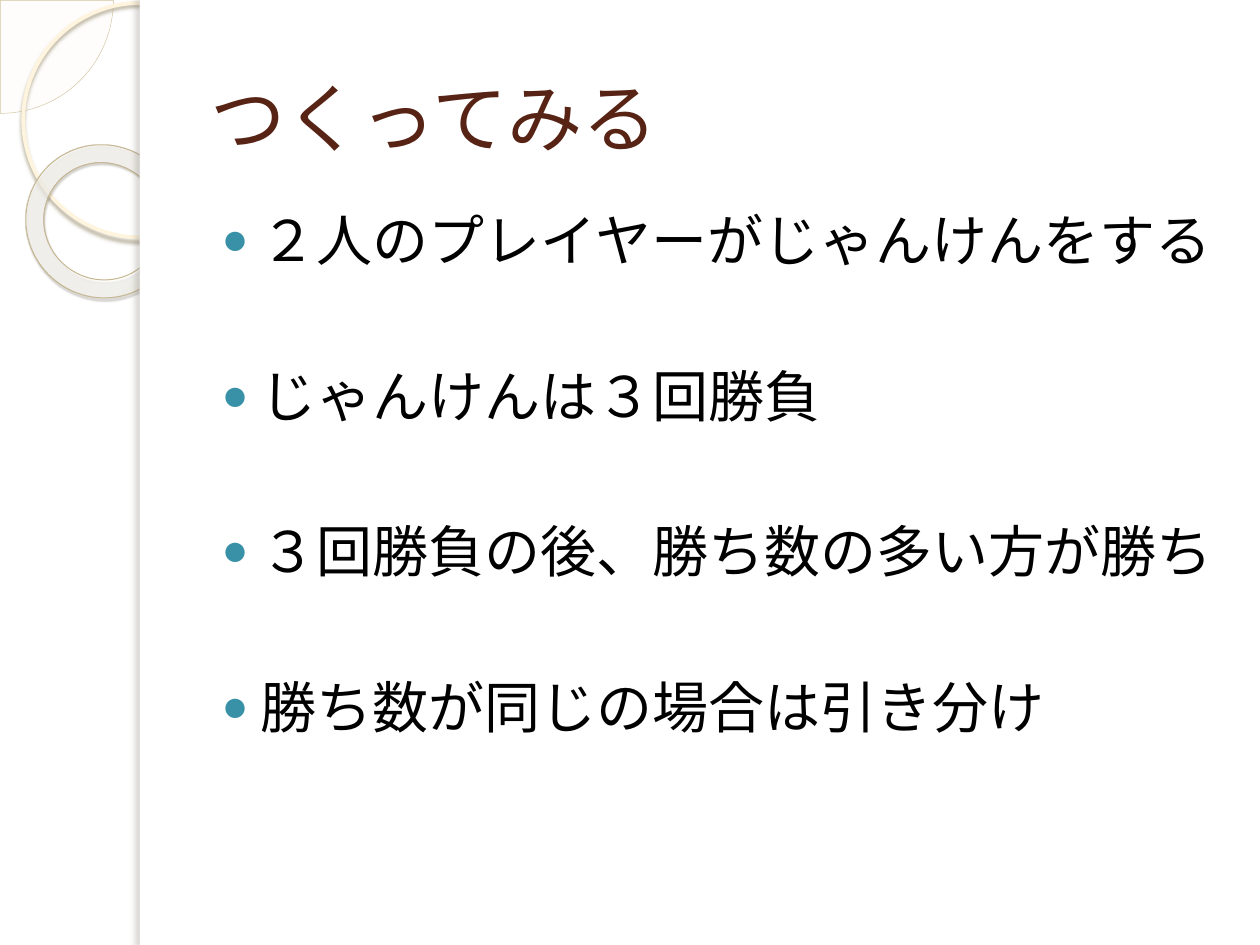
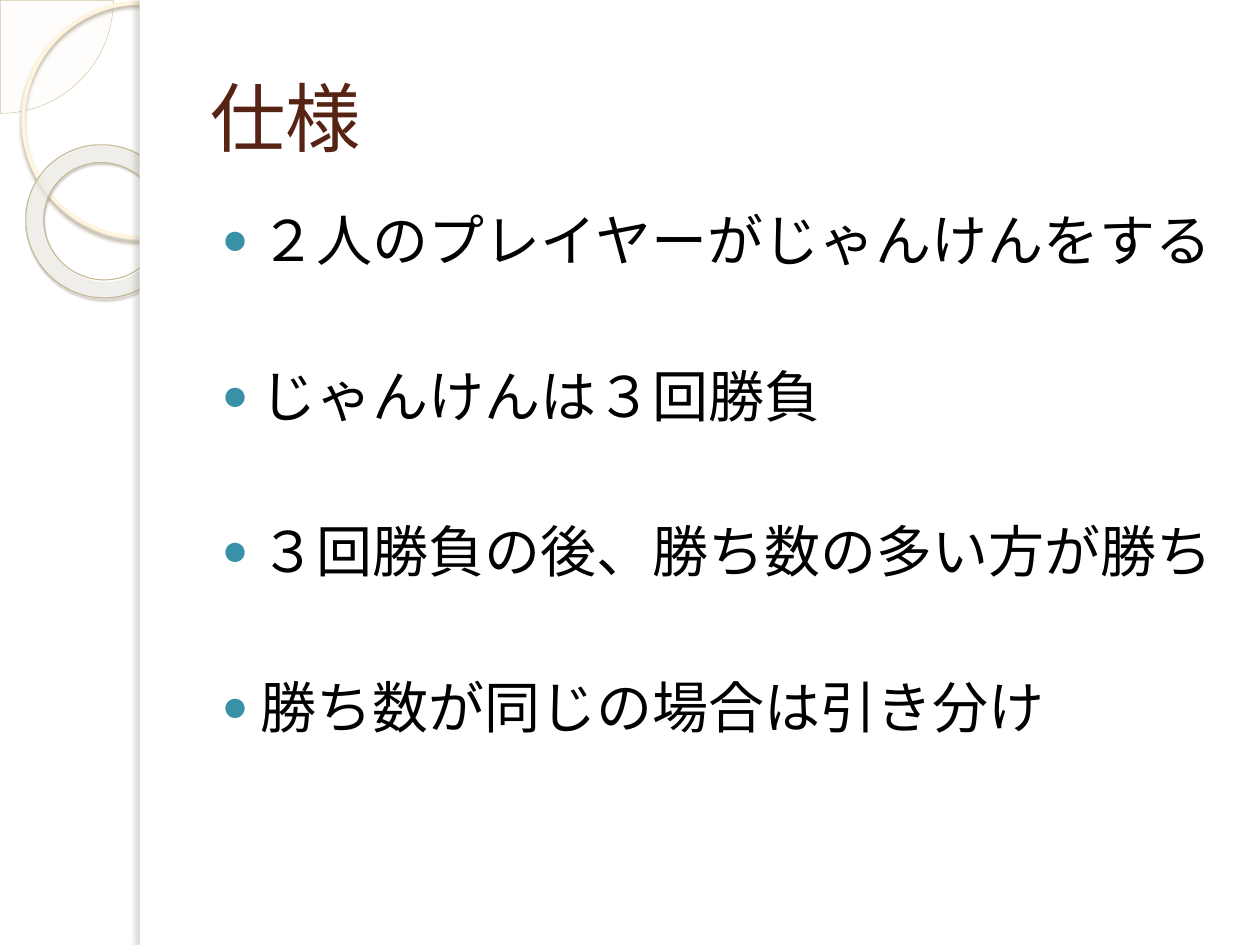
Before and after one commit to yuridonus/FEstudy, a slide deck: slide 8 of objectStudy.pptx. Drawn at 1260x945 pixels with LibreOffice and Linux fonts; fonts in the diff are those of the drawing; background and template pictures are left out. Boxes give left, top, right and bottom in pixels: in the first picture for what was removed or moved away, otherwise in the second. Text is boxed around its words. In the diff, an @@ line names an element or a change of style, - is before the commit and + after.

```diff
--- a/objectStudy.pptx
+++ b/objectStudy.pptx
@@ title at (x1=210, y1=82, x2=360, y2=152): text changed @@
-つくってみる
+仕様
```
Also in this commit, not shown: 12 other slides changed, 15 slides added, 5 slides removed.
